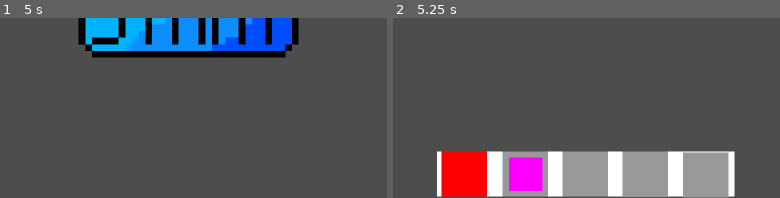
Above: before the commit, frames 1-2 (left to right).
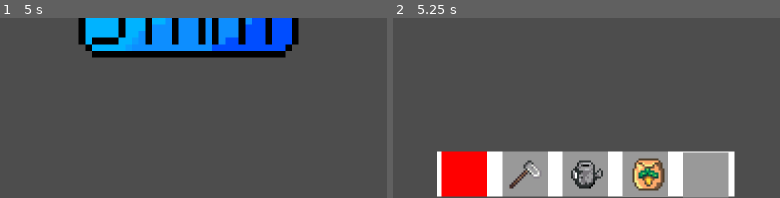
Above: after the commit, the same moments.

Repository: FelixSalim/RevitalizationOfElyoris
Game: Godot game, scene res://MainMenu.tscn
The game is run twice, just before and just after one commit, with the same random seed, the same clock (stepped at 60 frames per second) and the same inputs.
Inputs (mouse positions are % of the whole screen's width and height, from its top left):
- Up to frame 1 (5 s): tap Enter (ui_accept) at 0.5, 2, 3.5 s; move the mouse to (71, 45) at 0.52 s; hold Right (ui_right) 0.53-1.25 s; hold Enter (ui_accept) 0.53-1.25 s; click (71, 45) at 0.67 s; drag from (28, 55) to (43, 70) at 1.27 s; move the mouse to (59, 28) at 2.02 s; hold Right (ui_right) 2.03-2.75 s; hold Enter (ui_accept) 2.03-2.75 s; drag from (43, 70) to (17, 35) at 2.77 s; move the mouse to (79, 65) at 3.52 s; hold Left (ui_left) 3.53-4.25 s; hold Enter (ui_accept) 3.53-4.25 s; drag from (17, 35) to (33, 25) at 4.27 s
- Up to frame 2 (5.25 s): move the mouse to (54, 50) at 5.02 s; hold Down (ui_down) from 5.03 s (still down); hold Enter (ui_accept) from 5.03 s (still down); click (54, 50) at 5.17 s
The pictures show only the part of the screen within x 24-74%, y 50-100%; the shares and areas given below are measured in that part.

Frame 1 is identical in both runs. In frame 2, 3.7% of the frame differs, in the area x 29-71%, y 77-97%.

Commit message:
added inventory icon and all basic tools logic

Diff:
--- a/Global/Game.gd
+++ b/Global/Game.gd
@@ -4,7 +4,7 @@
 var currentInteractingState = "None"
 
 # Stores player inventory
-var inventory = [-1, 0, -1, -1, -1]
+var inventory = [-1, 0, 1, 2, -1]
 
 # Stores current selected inventory
 var selected = 0
--- a/Global/ItemData.gd
+++ b/Global/ItemData.gd
@@ -6,5 +6,13 @@
 	{
 		"Name" : "Hoe",
 		"Location" : "res://Tools/Hoe.tscn"
+	},
+	{
+		"Name" : "WateringCan",
+		"Location" : "res://Tools/WateringCan.tscn"
+	},
+	{
+		"Name" : "TurnipSeed",
+		"Location" : "res://Tools/TurnipSeed.tscn"
 	}
 ]
--- a/Player/Inventory/InventoryBar.gd
+++ b/Player/Inventory/InventoryBar.gd
@@ -22,6 +22,10 @@
 		var tool = get_child(Game.selected + 1).get_child(1)
 		if ItemData.item[tool.itemID]["Name"] == "Hoe": # change to the corresponding state
 			get_parent().get_parent().get_parent().change_interacting_state("till")
+		elif ItemData.item[tool.itemID]["Name"] == "WateringCan":
+			get_parent().get_parent().get_parent().change_interacting_state("water")
+		elif ItemData.item[tool.itemID]["Name"] == "TurnipSeed":
+			get_parent().get_parent().get_parent().change_interacting_state("seed")
 	else: # else change back to the none state
 		get_parent().get_parent().get_parent().change_interacting_state("none")
 
--- /dev/null
+++ b/Player/States/SeedState.gd
@@ -0,0 +1,10 @@
+extends InteractingState
+
+# Declares a class
+class_name SeedState
+
+# When player interact with the land, tile the land
+func interact(tile, tileState, collision):
+	if tileState == "Tilled" or tileState == "Watered":
+		if Input.is_action_pressed("ui_accept"):
+			tile.tileState = "Planted"
--- a/Player/States/StateManager.gd
+++ b/Player/States/StateManager.gd
@@ -12,11 +12,15 @@
 	states = {
 		"idle" : IdleState,
 		"run" : RunState,
-		"till" : TillState
+		"till" : TillState,
+		"water" : WaterState,
+		"seed" : SeedState
 	}
 
 	stateScript = {
-		"till" : load("res://Player/States/TillState.gd")
+		"till" : load("res://Player/States/TillState.gd"),
+		"water" : load("res://Player/States/WaterState.gd"),
+		"seed" : load("res://Player/States/SeedState.gd")
 	}
 
 # Get Requested State
--- /dev/null
+++ b/Player/States/WaterState.gd
@@ -0,0 +1,10 @@
+extends InteractingState
+
+# Declares a class
+class_name WaterState
+
+# When player interact with the land, tile the land
+func interact(tile, tileState, collision):
+	if tileState == "Tilled" or tileState == "Planted":
+		if Input.is_action_pressed("ui_accept"):
+			tile.tileState = "Watered"
--- a/Tools/Hoe.tscn
+++ b/Tools/Hoe.tscn
@@ -1,10 +1,9 @@
 [gd_scene load_steps=3 format=3 uid="uid://c8tcu06wwmwme"]
 
 [ext_resource type="Script" path="res://Tools/Hoe.gd" id="1_kr4m1"]
-
-[sub_resource type="PlaceholderTexture2D" id="PlaceholderTexture2D_42ppb"]
-size = Vector2(100, 100)
+[ext_resource type="Texture2D" uid="uid://cgwqte5ojukdo" path="res://Assets/EnvironmentSprites/hoe.png" id="1_qr2d3"]
 
 [node name="Hoe" type="Sprite2D"]
-texture = SubResource("PlaceholderTexture2D_42ppb")
+position = Vector2(65, 62)
+texture = ExtResource("1_qr2d3")
 script = ExtResource("1_kr4m1")
--- /dev/null
+++ b/Tools/TurnipSeed.gd
@@ -0,0 +1,3 @@
+extends Sprite2D
+
+const itemID = 2
--- /dev/null
+++ b/Tools/TurnipSeed.tscn
@@ -0,0 +1,8 @@
+[gd_scene load_steps=3 format=3 uid="uid://clowhjxulgw7"]
+
+[ext_resource type="Texture2D" uid="uid://br525c17wyla5" path="res://Assets/EnvironmentSprites/turnip_seedbag.png" id="1_d1hsj"]
+[ext_resource type="Script" path="res://Tools/TurnipSeed.gd" id="2_haxpv"]
+
+[node name="TurnipSeed" type="Sprite2D"]
+texture = ExtResource("1_d1hsj")
+script = ExtResource("2_haxpv")
--- /dev/null
+++ b/Tools/WateringCan.gd
@@ -0,0 +1,3 @@
+extends Sprite2D
+
+const itemID = 1
--- /dev/null
+++ b/Tools/WateringCan.tscn
@@ -0,0 +1,8 @@
+[gd_scene load_steps=3 format=3 uid="uid://be6o8u40g471w"]
+
+[ext_resource type="Script" path="res://Tools/WateringCan.gd" id="1_17efx"]
+[ext_resource type="Texture2D" uid="uid://dvc5boj2lakyn" path="res://Assets/EnvironmentSprites/watering_can.png" id="1_yckew"]
+
+[node name="WateringCan" type="Sprite2D"]
+texture = ExtResource("1_yckew")
+script = ExtResource("1_17efx")
Not shown, added: Assets/EnvironmentSprites/Cut down tree-Sheet.png.import
Not shown, added: Assets/EnvironmentSprites/Dry Land-Sheet.png.import
Not shown, added: Assets/EnvironmentSprites/Mail Box-Sheet.png.import
Not shown, added: Assets/EnvironmentSprites/Normal Land-Sheet.png.import
Not shown, added: Assets/EnvironmentSprites/Stone Floor-Sheet.png.import
Not shown, added: Assets/EnvironmentSprites/Wet Land-Sheet.png.import
Binary file added: Assets/EnvironmentSprites/hoe.aseprite
Binary file added: Assets/EnvironmentSprites/hoe.png
Not shown, added: Assets/EnvironmentSprites/hoe.png.import
Binary file added: Assets/EnvironmentSprites/turnip_seedbag.aseprite
Binary file added: Assets/EnvironmentSprites/turnip_seedbag.png
Not shown, added: Assets/EnvironmentSprites/turnip_seedbag.png.import
(and 8 more such lines)
